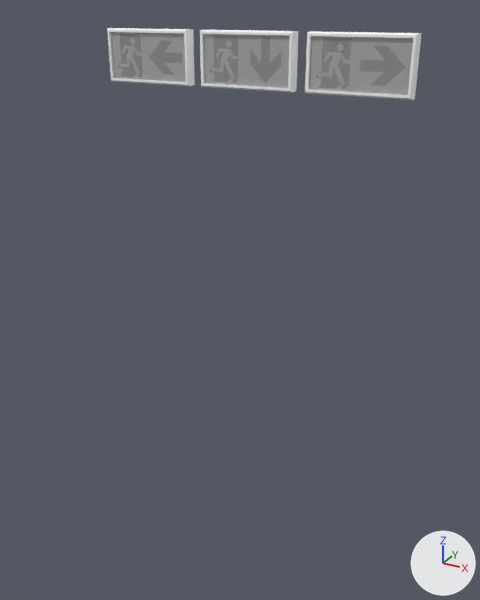
Two versions of the FBX model Assets/Art/Models/HospitalFurniture/ExitSigns.fbx, one commit apart.
Rendered twice from a 50 mm camera at (2.42, -2.65, 3.02) aimed at (0.44, 0.94, 1.22). Lighting does not change. The marker at lower right points along +X, +Y and +Z. Where no turn or scale is listed for an object, it has been applied to the vertices.

Names of what the first picture shows: 'ExitSignFront', 'ExitSignLeft', 'ExitSignRight'.
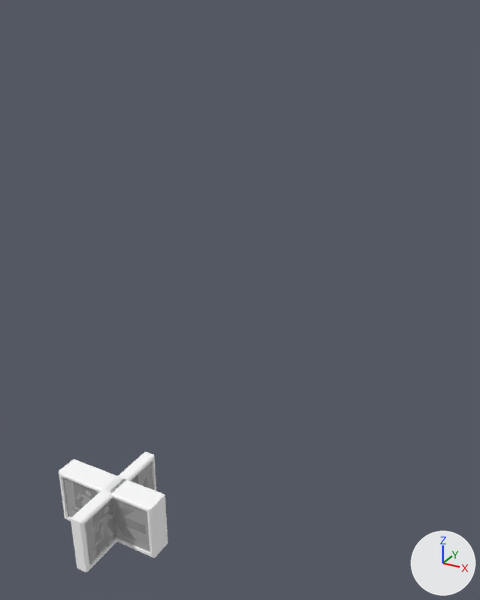
The edits, one by one:
me_mesh has 110 vertices, 179 faces and spans x -0.378..0.378, y -0.084..0.0, z -0.2..0.2.
me_mesh is used by ob_exitsignfront; location (0.0, 1.894, 2.675).
me_mesh part 1: the whole mesh is turned 90 degrees about the z axis through the mesh origin.
me_mesh_001 has 110 vertices, 176 faces and spans x -0.378..0.378, y -0.084..0.0, z -0.2..0.2.
me_mesh_001 is used by ob_exitsignright; location (0.854, 1.894, 2.675).
me_mesh_001 part 2: the whole mesh is turned -180 degrees about the z axis through the mesh origin.
Object 'ExitSignFront' (ob_exitsignfront) moves from (0.0, 1.894, 2.675) to (0.0, 0.0, 0.0).
Object 'ExitSignLeft' (ob_exitsignleft) moves from (-0.86, 1.894, 2.675) to (0.0, 0.0, 0.0).
Object 'ExitSignRight' (ob_exitsignright) moves from (0.854, 1.894, 2.675) to (0.0, 0.0, 0.0).

Boxes [x1, y1, x2, y2] around the edits, measured in the pictures (480 x 600 px):
'ExitSignFront', mesh turned, moved
    before: [200, 30, 298, 92]
    after: [71, 452, 156, 572]
'ExitSignLeft', moved
    before: [107, 28, 195, 86]
    after: [59, 465, 161, 558]
'ExitSignRight', mesh turned, moved
    before: [305, 31, 422, 100]
    after: [67, 459, 168, 550]
